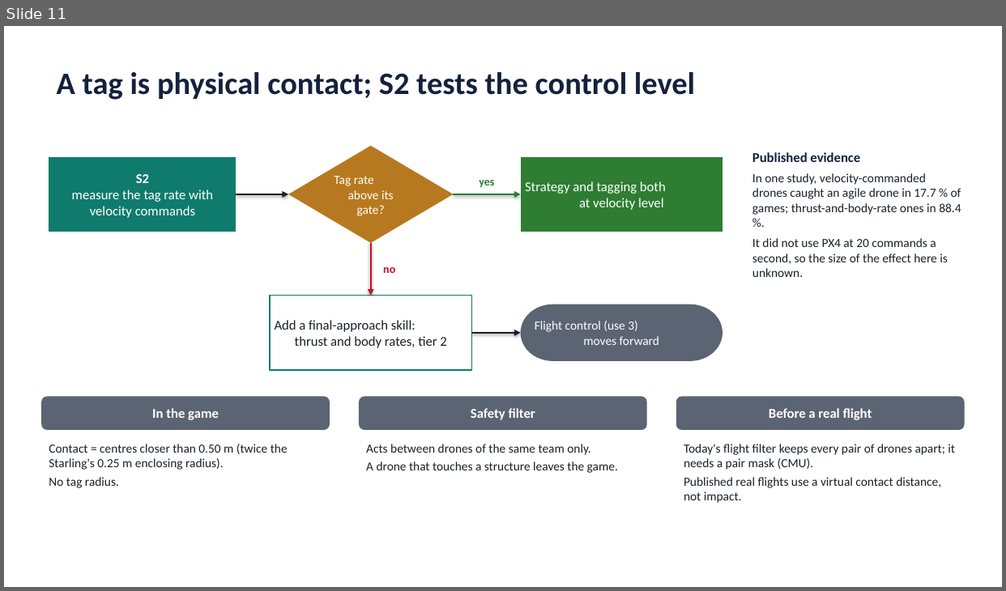
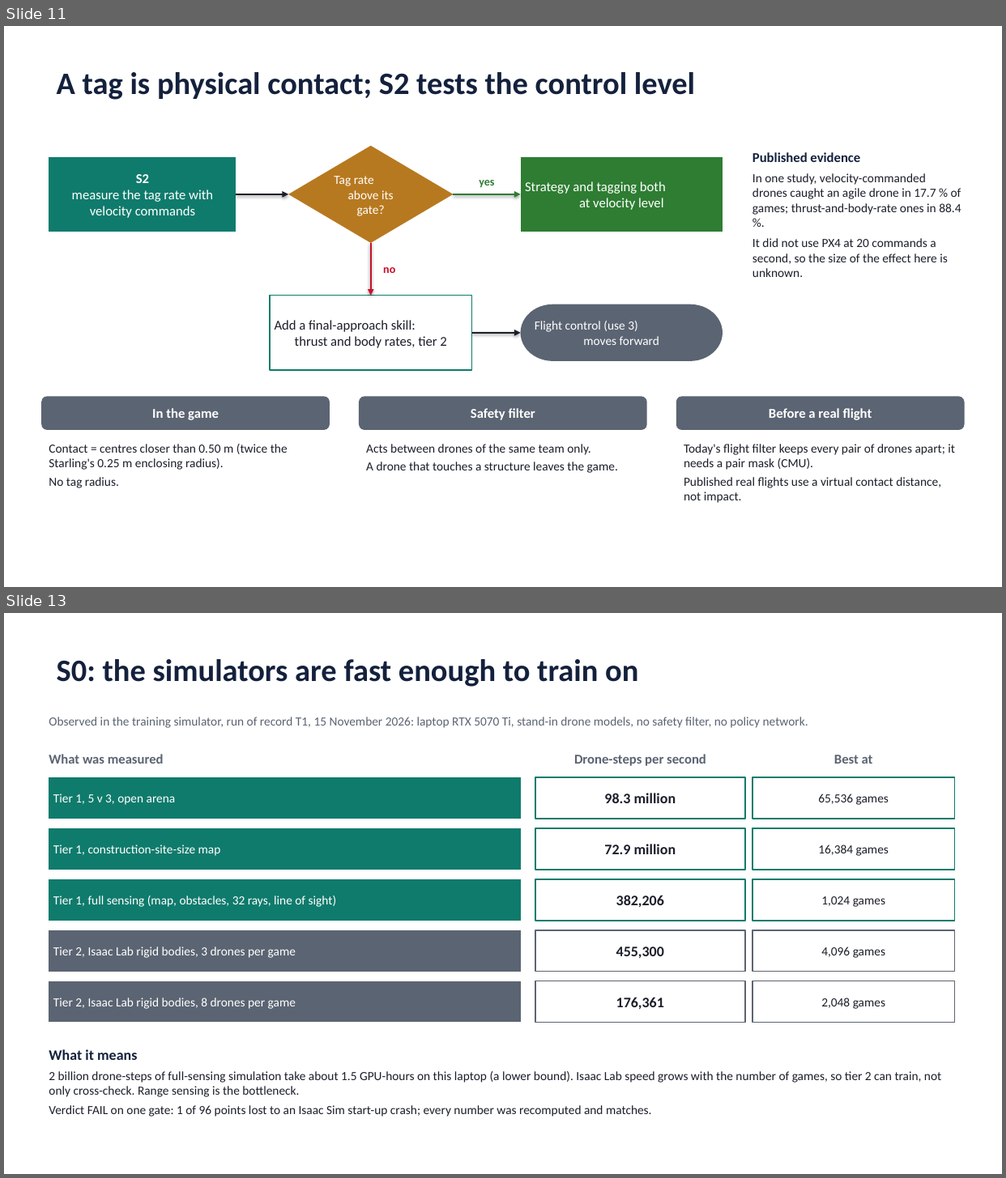
Before and after one commit to AI-DA-STC/AirStack-starling-max2, a slide deck: svg_training/docs/pipeline/training-pipeline.pptx. Shown one above the other, each under a label of ours: slide 11 before the commit, slides 11 and 13 after it; the slides between them are not shown. The pictures are 1006x591 and 1006x1178 pixels, drawn with LibreOffice and Linux fonts; fonts in the diff are those of the drawing. Boxes give left, top, right and bottom in pixels: in the first picture for what was removed or moved away, otherwise in the second. Text is boxed around its words. In the diff, an @@ line names an element or a change of style, - is before the commit and + after.

```diff
--- a/svg_training/docs/pipeline/training-pipeline.pptx
+++ b/svg_training/docs/pipeline/training-pipeline.pptx
@@ slide 13 added at box(4, 613, 1002, 1174), background #FFFFFF @@
@@ title added at box(57, 659, 638, 687), 30 pt, text #14213D, bold @@
+S0: the simulators are fast enough to train on
@@ text added at box(49, 717, 808, 728), 12 pt, text #5B6472 @@
+Observed in the training simulator, run of record T1, 15 November 2026: laptop RTX 5070 Ti, stand-in drone models, no safety filter, no policy network.
@@ text added at box(49, 754, 164, 764), 13 pt, text #5B6472, bold @@
+What was measured
@@ text added at box(574, 754, 706, 766), 13 pt, text #5B6472, bold @@
+Drone-steps per second
@@ text added at box(834, 755, 873, 764), 13 pt, text #5B6472, bold @@
+Best at
@@ rectangle added at box(49, 777, 521, 819), fill #0F7B6C, 12 pt, text #FFFFFF @@
+Tier 1, 5 v 3, open arena
@@ rectangle added at box(535, 777, 745, 819), outline #0F7B6C 1.25 pt, 14 pt, text #1B1F2A, bold @@
+98.3 million
@@ rectangle added at box(752, 777, 955, 819), outline #0F7B6C 1.25 pt, 12 pt, text #1B1F2A @@
+65,536 games
@@ rectangle added at box(49, 828, 521, 870), fill #0F7B6C, 12 pt, text #FFFFFF @@
+Tier 1, construction-site-size map
@@ rectangle added at box(535, 828, 745, 870), outline #0F7B6C 1.25 pt, 14 pt, text #1B1F2A, bold @@
+72.9 million
@@ rectangle added at box(752, 828, 955, 870), outline #0F7B6C 1.25 pt, 12 pt, text #1B1F2A @@
+16,384 games
@@ rectangle added at box(49, 879, 521, 921), fill #0F7B6C, 12 pt, text #FFFFFF @@
+Tier 1, full sensing (map, obstacles, 32 rays, line of sight)
@@ rectangle added at box(535, 879, 745, 921), outline #0F7B6C 1.25 pt, 14 pt, text #1B1F2A, bold @@
+382,206
@@ rectangle added at box(752, 879, 955, 921), outline #0F7B6C 1.25 pt, 12 pt, text #1B1F2A @@
+1,024 games
@@ rectangle added at box(49, 931, 521, 972), fill #5B6472, 12 pt, text #FFFFFF @@
+Tier 2, Isaac Lab rigid bodies, 3 drones per game
@@ rectangle added at box(535, 931, 745, 972), outline #5B6472 1.25 pt, 14 pt, text #1B1F2A, bold @@
+455,300
@@ rectangle added at box(752, 931, 955, 972), outline #5B6472 1.25 pt, 12 pt, text #1B1F2A @@
+4,096 games
@@ rectangle added at box(49, 982, 521, 1023), fill #5B6472, 12 pt, text #FFFFFF @@
+Tier 2, Isaac Lab rigid bodies, 8 drones per game
@@ rectangle added at box(535, 982, 745, 1023), outline #5B6472 1.25 pt, 14 pt, text #1B1F2A, bold @@
+176,361
@@ rectangle added at box(752, 982, 955, 1023), outline #5B6472 1.25 pt, 12 pt, text #1B1F2A @@
+2,048 games
@@ text added at box(49, 1050, 941, 1117), 12 pt, text #1B1F2A @@
+What it means
+2 billion drone-steps of full-sensing simulation take about 1.5 GPU-hours on this laptop (a lower bound). Isaac Lab speed grows with the number of games, so tier 2 can train, not only cross-check. Range sensing is the bottleneck.
+Verdict FAIL on one gate: 1 of 96 points lost to an Isaac Sim start-up crash; every number was recomputed and matches.
```
Also in this commit, not shown: 3 slides changed, 15 other files.
